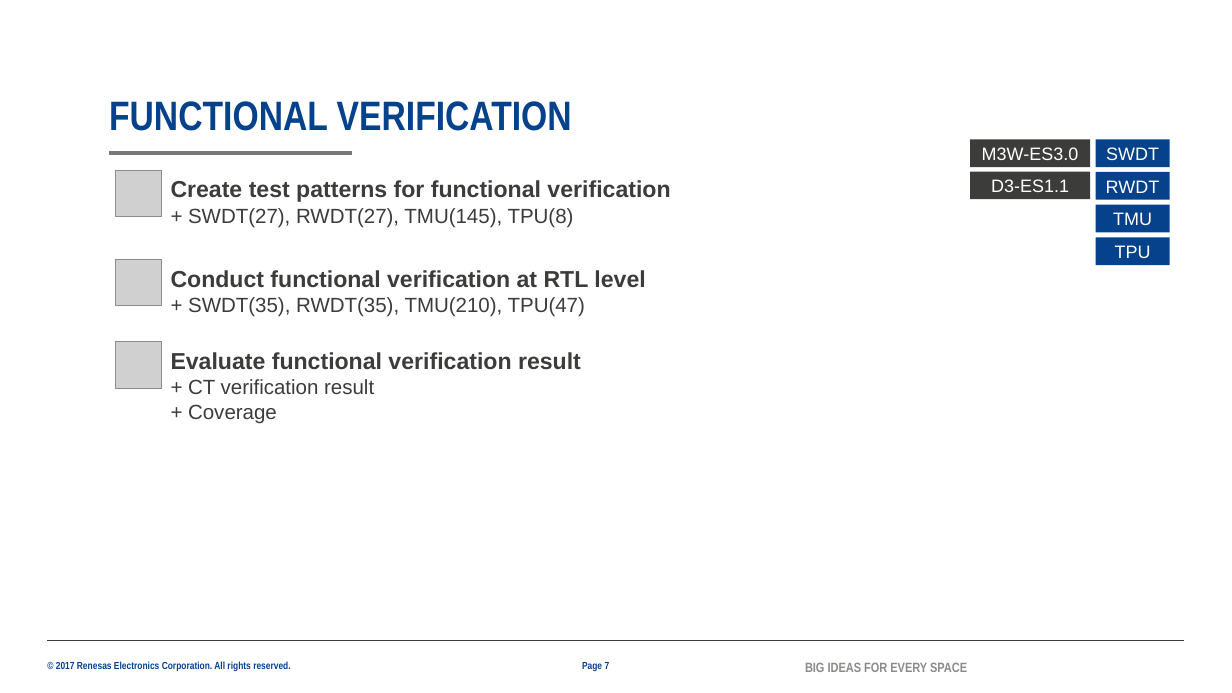
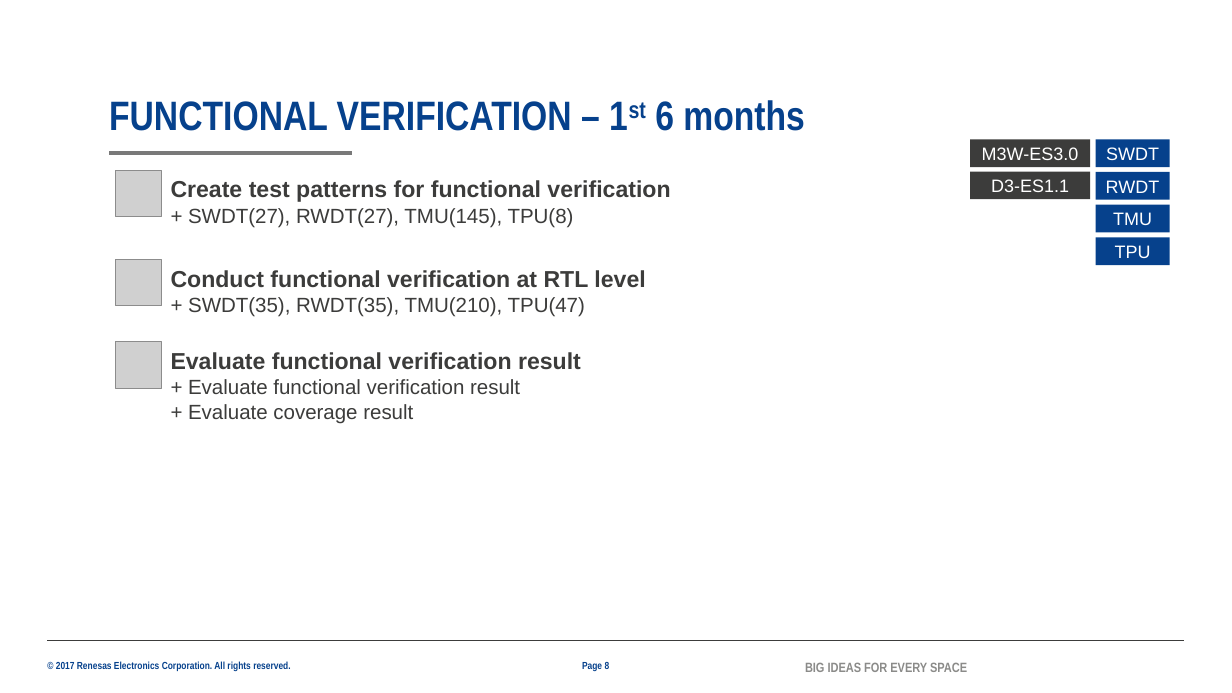
Before and after one commit to lesyhau/bridge, a slide deck: slide 8 of mms.pptx (slide 7 before the commit). Drawn at 1232x693 pixels with LibreOffice and Linux fonts; fonts in the diff are those of the drawing; grey boxes stand for pictures; background and template pictures are left out. Boxes give left, top, right and bottom in pixels: in the first picture for what was removed or moved away, otherwise in the second. Text is boxed around its words. In the diff, an @@ line names an element or a change of style, - is before the commit and + after.

```diff
--- a/mms.pptx
+++ b/mms.pptx
@@ title at [109,100,805,131]: text changed @@
-FUNCTIONAL VERIFICATION
+FUNCTIONAL VERIFICATION – 1st 6 months
@@ text at [188,379,520,424]: text changed @@
-+ CT verification result
-+ Coverage
++ Evaluate functional verification result
++ Evaluate coverage result
@@ page number at [582,662,610,671]: text changed @@
-Page 7
+Page 8
```
Also in this commit, not shown: 4 other slides changed, 1 slide added, 1 other file.
